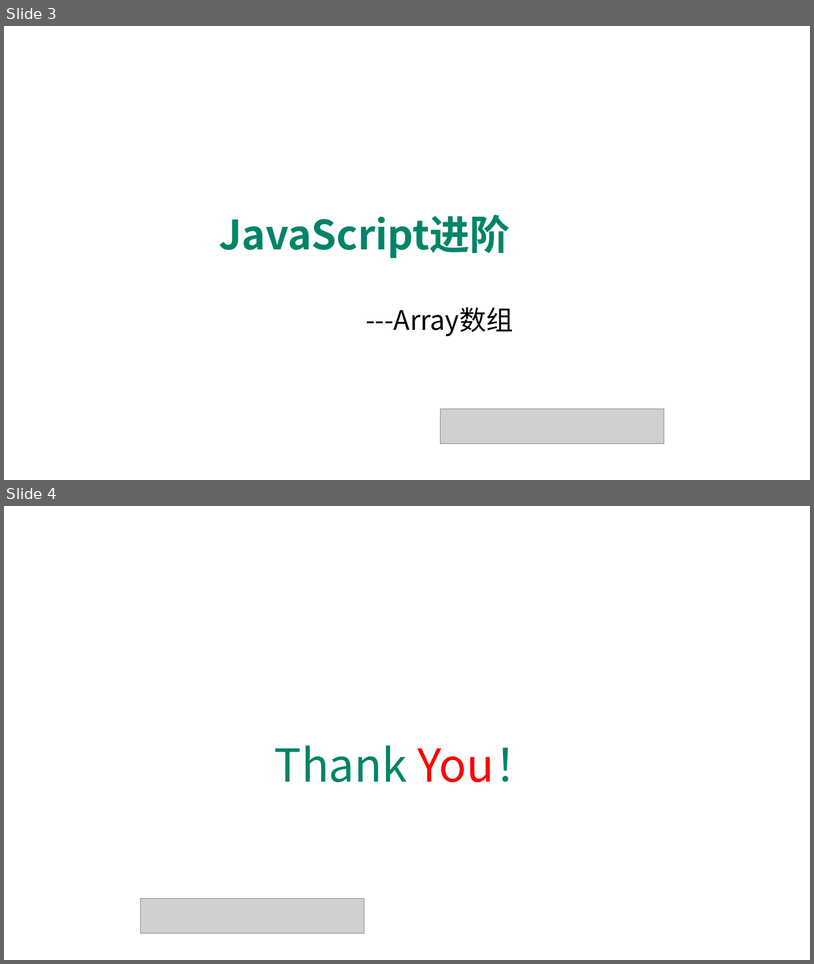
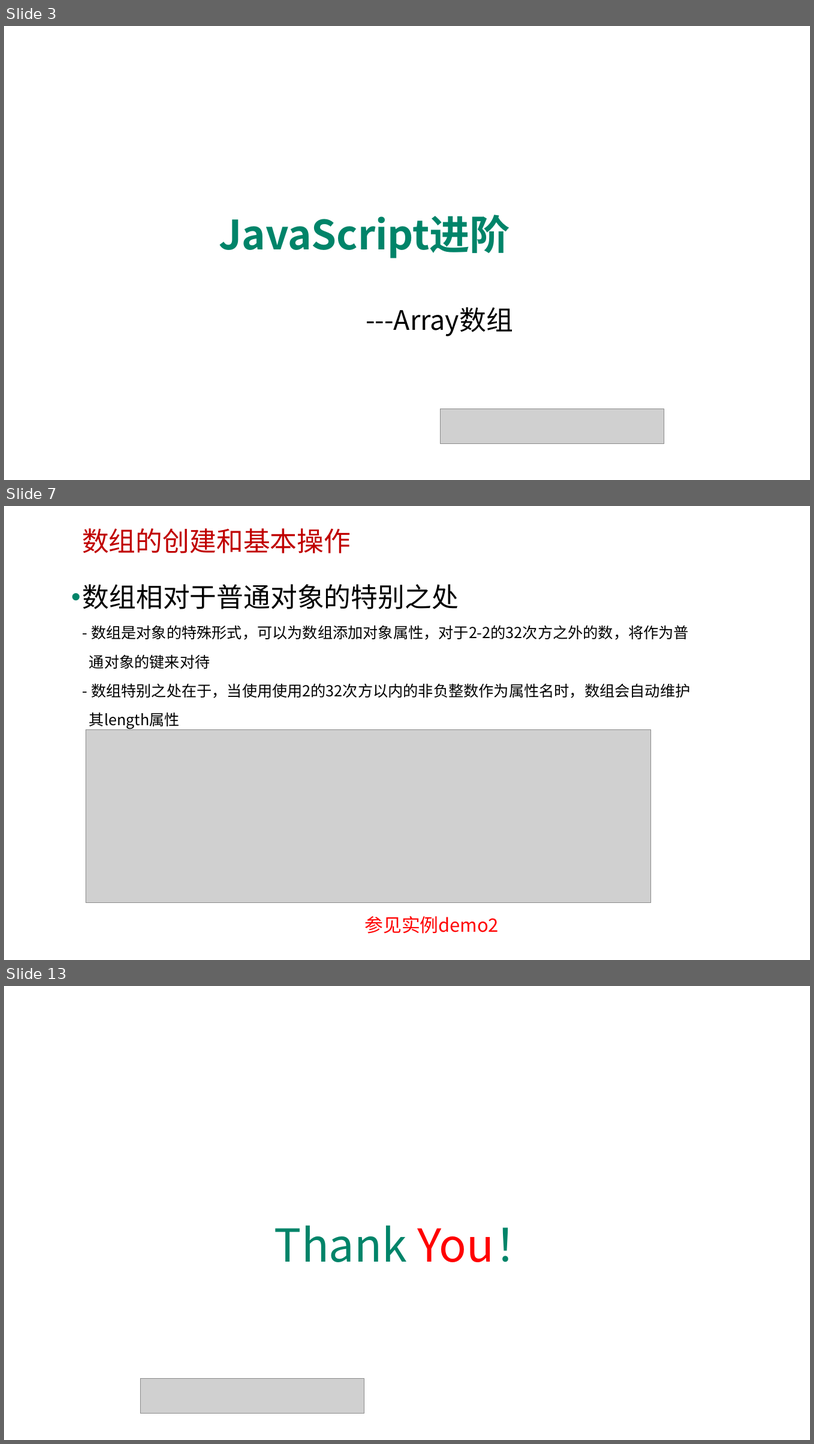
Before and after one commit to edu2act/course-javascript-advanced, a slide deck: 课程PPT/09.JavaScript标准内置对象-构造器（Array、Date、Error等）.pptx. Shown one above the other, each under a label of ours: slides 3 and 4 before the commit, slides 3, 7 and 13 after it; the slides between them are not shown. The pictures are 814x964 and 814x1444 pixels, drawn with LibreOffice and Linux fonts; fonts in the diff are those of the drawing; grey boxes stand for pictures; background and template pictures are left out. Boxes give left, top, right and bottom in pixels: in the first picture for what was removed or moved away, otherwise in the second. Text is boxed around its words. In the diff, an @@ line names an element or a change of style, - is before the commit and + after.

```diff
--- a/课程PPT/09.JavaScript标准内置对象-构造器（Array、Date、Error等）.pptx
+++ b/课程PPT/09.JavaScript标准内置对象-构造器（Array、Date、Error等）.pptx
@@ slide 7 added at [4,506,810,960], background picture (left out) @@
@@ text added at [82,528,351,553], 32 pt, text #C00000 @@
+数组的创建和基本操作
@@ text added at [83,584,691,729], 18 pt, text #000000 @@
+• 数组相对于普通对象的特别之处
+  - 数组是对象的特殊形式，可以为数组添加对象属性，对于2-2的32次方之外的数，将作为普
+  通对象的键来对待
+  - 数组特别之处在于，当使用使用2的32次方以内的非负整数作为属性名时，数组会自动维护
+  其length属性
@@ picture added at [86,730,651,902] @@
@@ text added at [365,916,499,933], 22 pt, text #FF0000 @@
+参见实例demo2
@@ what was slide 4 is now slide 13 @@
```
Also in this commit, not shown: 8 other slides added, 9 other files.
